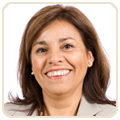
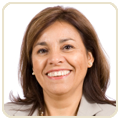
Revision of a layered 120×120 image; what changed, layer by layer:
added layer "Layer 3" above "Layer 1" over [4, 4, 116, 116]
hid "Layer 1" over [4, 4, 116, 116]
